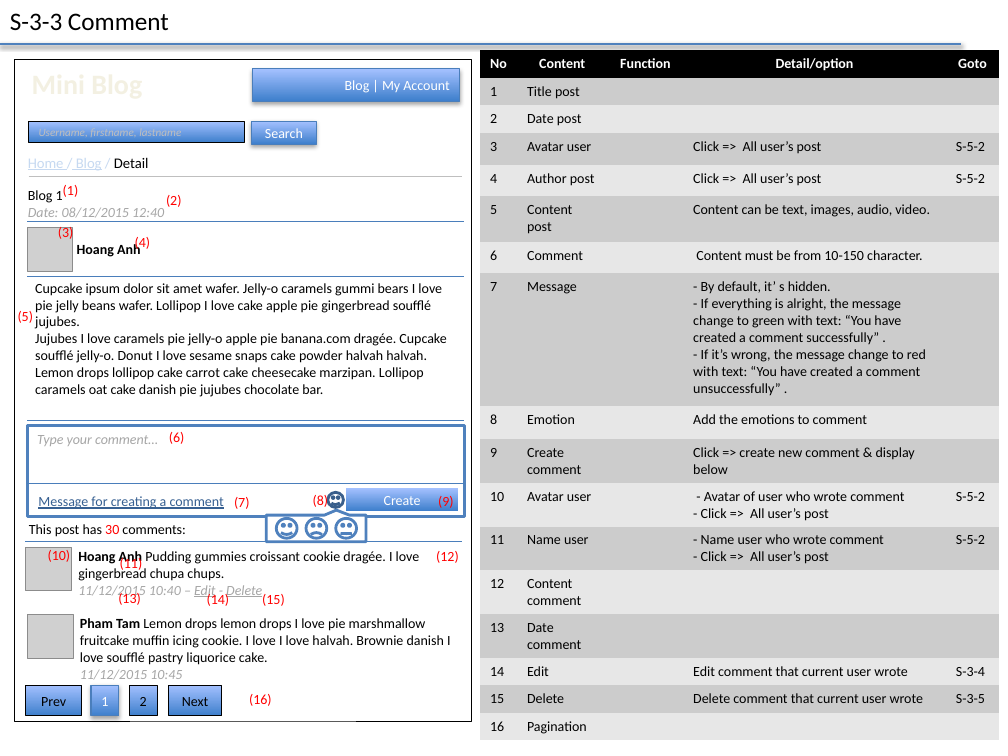
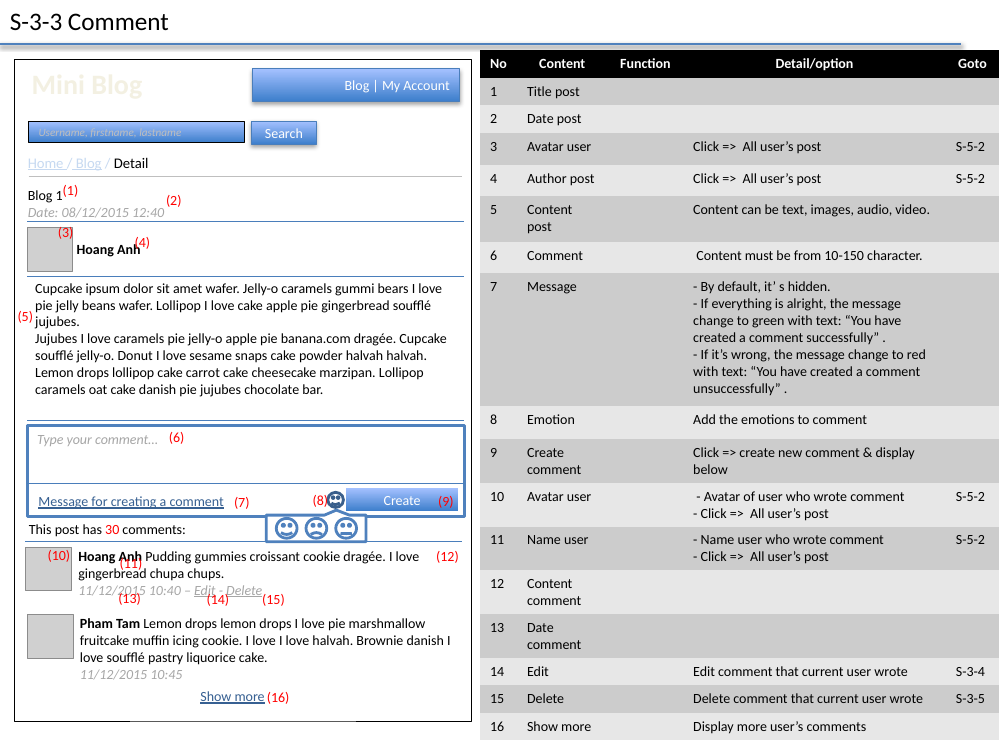
Before and after one commit to truong-vu-mulodo/mini-blog, a slide deck: slide 15 of php/tam-v.anh/doc/detail_design/frontend/wireframe/MiniBlog_Wireframe_Ver_0.1.0.pptx. Drawn at 1008x756 pixels with LibreOffice and Linux fonts; fonts in the diff are those of the drawing; grey boxes stand for pictures. Boxes give left, top, right and bottom in pixels: in the first picture for what was removed or moved away, otherwise in the second. Text is boxed around its words. In the diff, an @@ line names an element or a change of style, - is before the commit and + after.

```diff
--- a/php/tam-v.anh/doc/detail_design/frontend/wireframe/MiniBlog_Wireframe_Ver_0.1.0.pptx
+++ b/php/tam-v.anh/doc/detail_design/frontend/wireframe/MiniBlog_Wireframe_Ver_0.1.0.pptx
@@ background #FFFFFF to #FEFEFE @@
@@ rectangle at (x1=14, y1=59, x2=472, y2=721): fill #FFFFFF to #FEFEFE @@
@@ table at (x1=480, y1=50, x2=1000, y2=740) @@
-row 17, column 2: Pagination
+row 17, column 2: Show more
-row 17, column 4: 
+row 17, column 4: Display more user’s comments
@@ text colour #FFFFFF to #FEFEFE in "No", "Content", "Function", "Detail/option" and 1 more places @@
@@ rectangle removed at (x1=25, y1=685, x2=82, y2=717) @@
-Prev
@@ rectangle removed at (x1=91, y1=685, x2=119, y2=717) @@
-1
@@ rectangle removed at (x1=129, y1=685, x2=157, y2=717) @@
-2
@@ rectangle removed at (x1=168, y1=685, x2=222, y2=717) @@
-Next
@@ text "(16)" moved from (x1=249, y1=694, x2=272, y2=706) to (x1=267, y1=692, x2=290, y2=704) @@
@@ text added at (x1=200, y1=691, x2=265, y2=704), 10 pt, text #376092, underline @@
+Show more
```
Also in this commit, not shown: 16 other slides changed.
